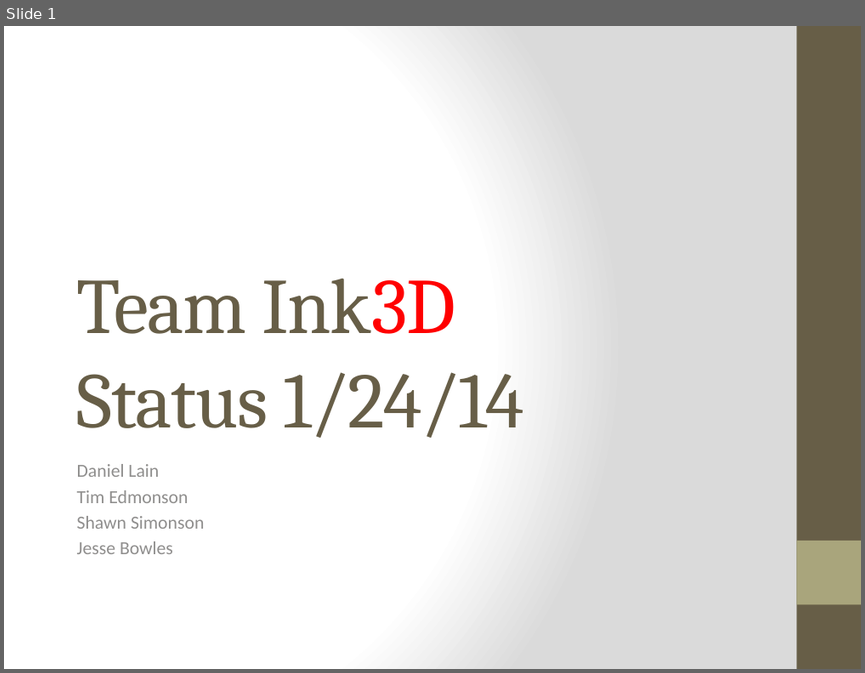
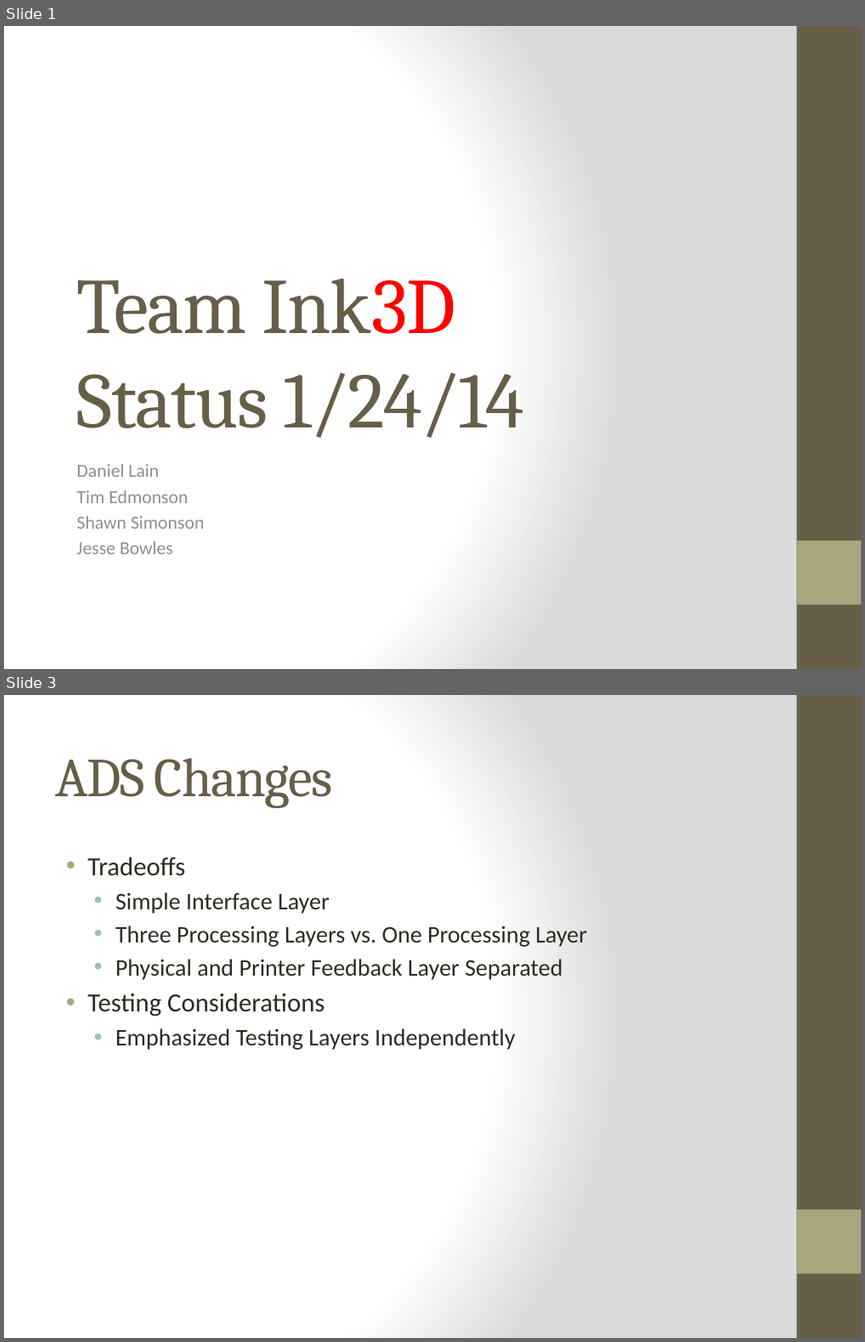
Before and after one commit to qpHalcy0n/SRDesign, a slide deck: Status Updates/2014 01 24.pptx. Shown one above the other, each under a label of ours: slide 1 before the commit, slides 1 and 3 after it; the slides between them are not shown. The pictures are 865x673 and 865x1342 pixels, drawn with LibreOffice and Linux fonts; fonts in the diff are those of the drawing. Boxes give left, top, right and bottom in pixels: in the first picture for what was removed or moved away, otherwise in the second. Text is boxed around its words. In the diff, an @@ line names an element or a change of style, - is before the commit and + after.

```diff
--- a/Status Updates/2014 01 24.pptx
+++ b/Status Updates/2014 01 24.pptx
@@ slide 3 added at bbox=[4, 695, 861, 1338], background gradient #FFFFFF to #DADADA; not listed: 2 template elements that a slide beside it also shows @@
@@ title added at bbox=[55, 758, 332, 808], 46 pt, text #675E47 @@
+ADS Changes
@@ text added at bbox=[87, 857, 587, 1049], 20 pt, text #2F2B20 @@
+• Tradeoffs
+  • Simple Interface Layer
+  • Three Processing Layers vs. One Processing Layer
+  • Physical and Printer Feedback Layer Separated
+• Testing Considerations
+  • Emphasized Testing Layers Independently
```
Also in this commit, not shown: 1 slide changed, 3 other slides added.
